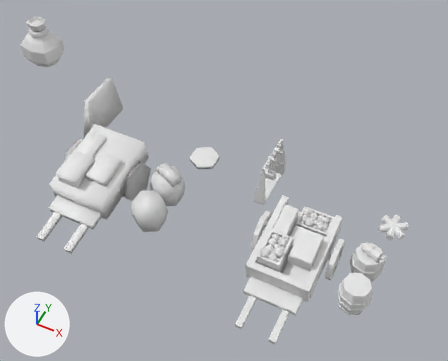
The Blender file Models/Blend/Merchant.blend, before and after one commit.
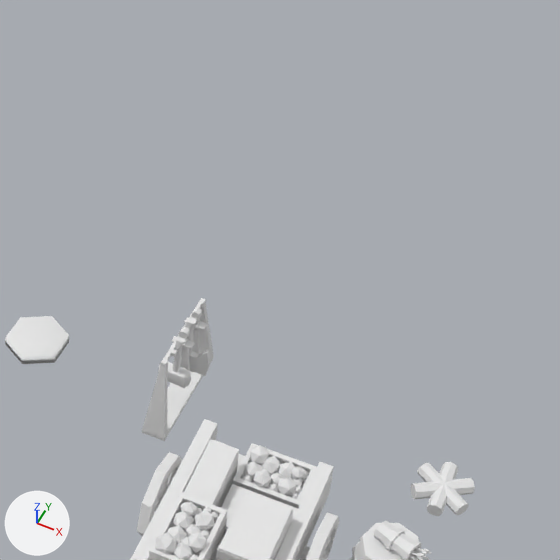
Each version is shown whole from a camera (50 mm lens) standing at (10.3, -13.61, 16.38) and looking at (3.64, -0.3, -0.27), then close up on the part from 42% to 100% of the width and 0% to 72% of the height. The lights are fixed; the arrows at lower left show +X, +Y and +Z.
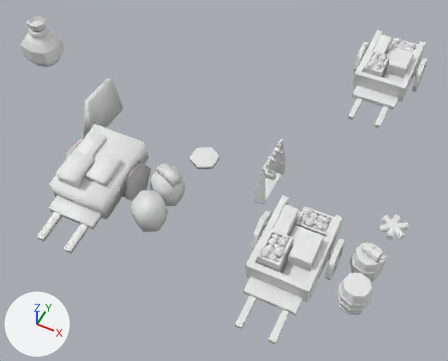
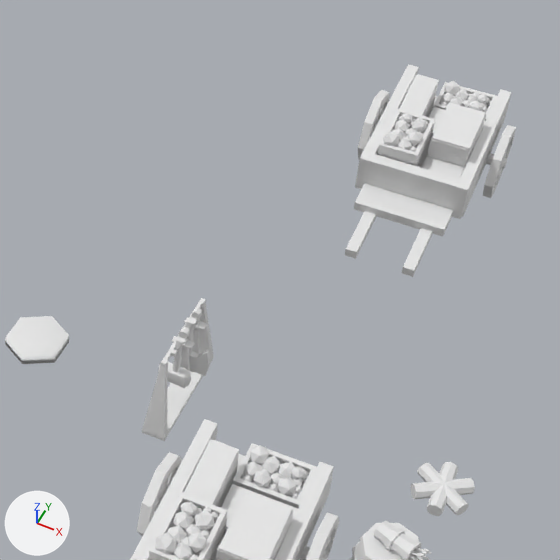
Where the change shows, as pixel boxes (x1, y1, x2, y2) in the close-ups (560 x 560 px):
'Cube.020', reshaped: before (130, 298, 475, 560); after (130, 90, 516, 560)
'Carriage', added: after (345, 64, 511, 277)
part 1 of me_cube_012, added: after (372, 103, 508, 175)
part 2 of me_cube_012, added: after (483, 125, 516, 198)
part 3 of me_cube_012, added: after (358, 90, 389, 159)

Patch to the scene script:
```diff
--- a/Models/Blend/Merchant.blend.py
+++ b/Models/Blend/Merchant.blend.py
@@ me_cube_012 @@
 me_cube_012.from_pydata(...)  # 2696 vertices, 2760 faces; spans x -5.8..3.9, y -12.9..19.7, z -17.3..18.8
 # used by ob_cube_020; location = (7.72, -2.15, 1.1); rotation_euler = (0.0, -1.532, 1.144), in degrees (0, -88, 66); scale = (0.19, 0.19, 0.19)
+# me_cube_012 part 1: the loose piece of 168 vertices spanning x -4.4..1.0, y -5.7..8.3, z -2.5..7.6 is copied, and the copy is moved by (1.8, 21.4, -47.1); it spans x -2.6..2.8, y 15.7..29.8, z -49.6..-39.5
+# me_cube_012 part 2: the loose piece of 32 vertices spanning x -5.2..1.8, y -6.3..-2.6, z -3.5..3.2 is copied, and the copy is moved by (1.8, 21.4, -47.1); it spans x -3.4..3.6, y 15.2..18.8, z -50.6..-43.9
+# me_cube_012 part 3: the loose piece of 32 vertices spanning x -5.4..1.6, y 5.3..8.9, z 1.8..8.5 is copied, and the copy is moved by (1.8, 21.4, -47.1); it spans x -3.6..3.4, y 26.7..30.4, z -45.3..-38.6
 me_cube_012.materials.append(mat_material_001)
@@ me_cube_009 @@
+me_cube_009.from_pydata(...)  # 988 vertices, 1080 faces; spans x -5.5..3.3, y -9.1..7.7, z -8.7..14.8
+me_cube_009.materials.append(mat_material_001)  # white #e7e7e7
@@ ob_carriage @@
+ob_carriage = bpy.data.objects.new('Carriage', me_cube_009)
+ob_carriage.location = (7.29, 7.04, 1.19)
+ob_carriage.rotation_euler = (0.0, -1.532, 1.144)  # degrees (0, -88, 66)
+ob_carriage.scale = (0.19, 0.19, 0.19)
+_m = ob_carriage.modifiers.new('Triangulate', 'TRIANGULATE')
```
